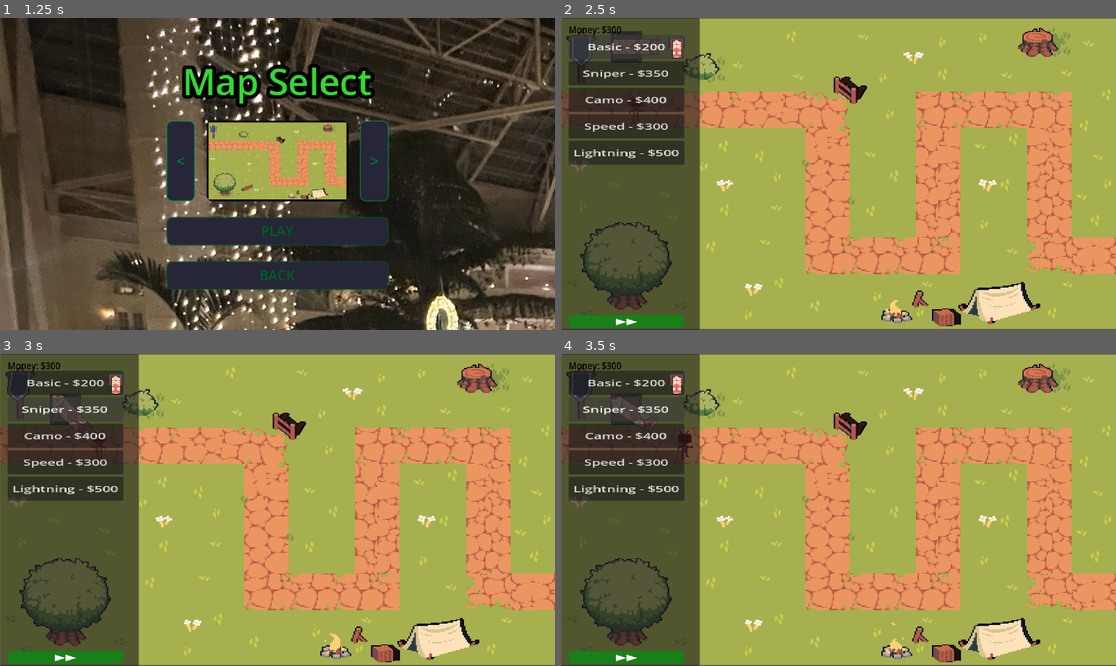
Above: before the commit, frames 1-4 (two rows, left to right).
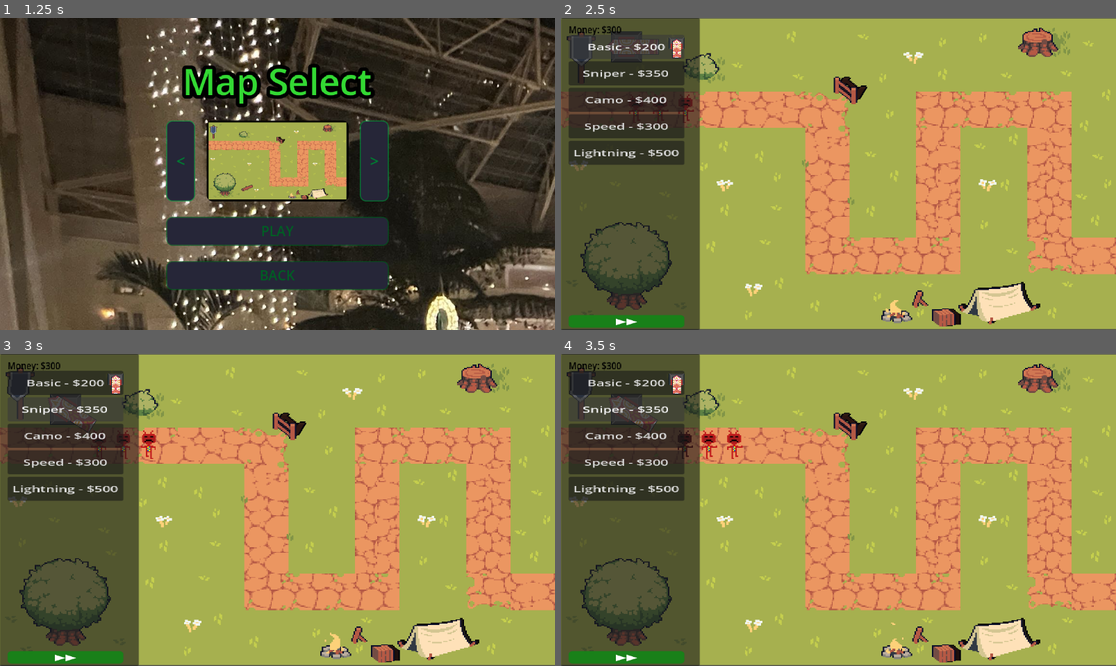
Above: after the commit, the same moments.

Repository: Matthewfrogman/Battle_towers
Game: Godot game, scene res://scenes/main_menu.tscn
Same seed, same stepped clock (60 frames per second), same inputs: the game is played once before the commit and once after it.
Inputs:
- Up to frame 1 (1.25 s): click "PLAY" at 0.5 s
- Up to frame 2 (2.5 s): click "PLAY" at 1.25 s; click "Basic - $200" at 2 s
- Up to frame 3 (3 s): click "Sniper - $350" at 2.75 s
- Up to frame 4 (3.5 s): no input

Frame 1 is identical in both runs. In frame 2, 0.1% of the frame differs, in the area x 16-24%, y 24-34%; in frame 3, 0.4%, in the area x 9-29%, y 13-34%; in frame 4, 0.3%.

Commit message:
added 2 more placeholder enemies

Diff:
--- a/Maps/Map_1.tscn
+++ b/Maps/Map_1.tscn
@@ -899,3 +899,9 @@
 
 [node name="enemy" parent="." unique_id=1334610211 instance=ExtResource("29_3l7mr")]
 position = Vector2(13.194444, 95.780594)
+
+[node name="enemy2" parent="." unique_id=366299201 instance=ExtResource("29_3l7mr")]
+position = Vector2(30.555553, 95.780594)
+
+[node name="enemy3" parent="." unique_id=833910253 instance=ExtResource("29_3l7mr")]
+position = Vector2(48.958332, 95.780594)
